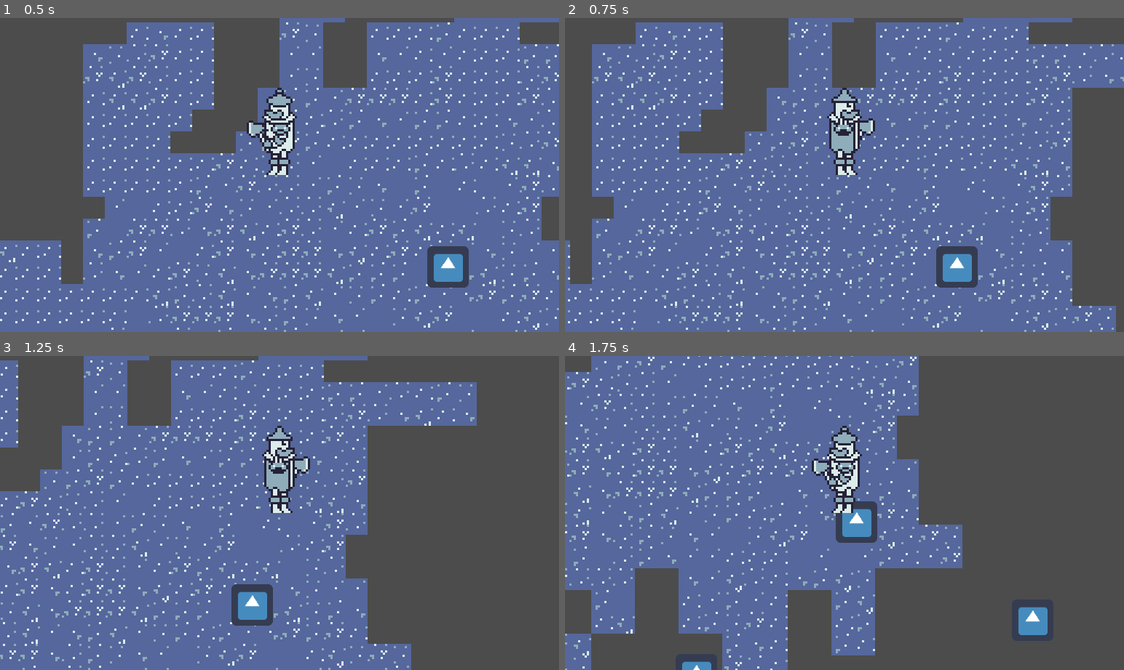
Above: before the commit, frames 1-4 (two rows, left to right).
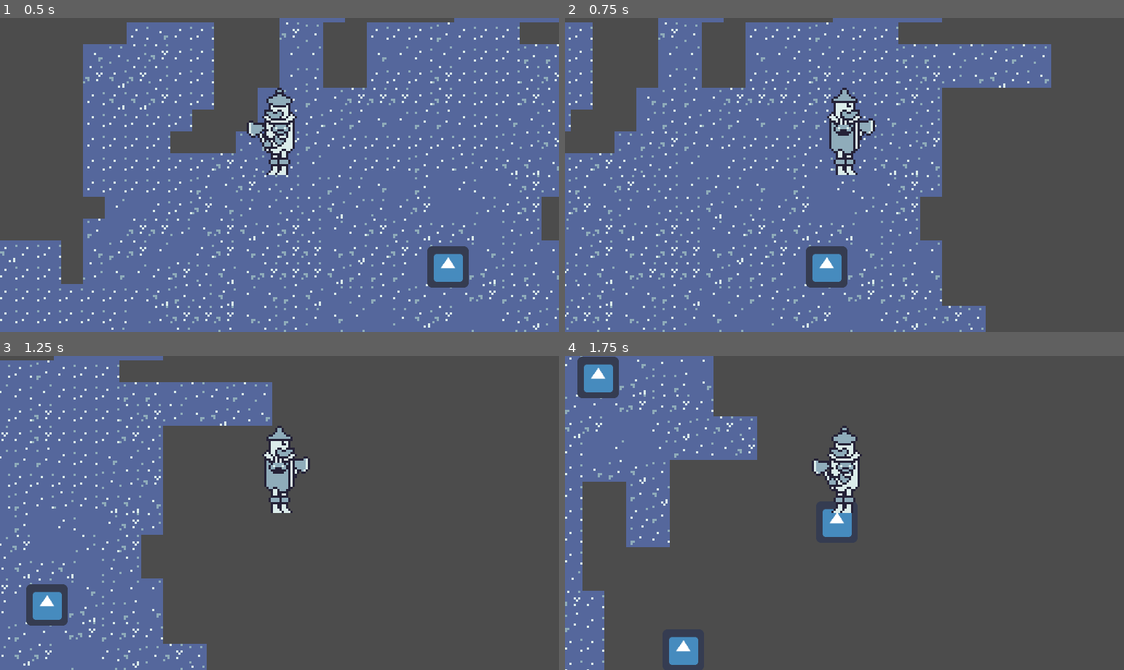
Above: after the commit, the same moments.

Repository: Travh98/GWJ_Jan2023_Heartless
Game: Godot game, scene res://levels/test_level.tscn
Same seed, same stepped clock (60 frames per second), same inputs: the game is played once before the commit and once after it. The engine's default icon, where the game draws it, is replaced by a stand-in: a white triangle on a blue panel in a dark square.
Inputs (mouse positions are in pixels of both pictures, inside the frame that each line leads up to):
- Up to frame 1 (0.5 s): no input
- Up to frame 2 (0.75 s): tap Enter at 0.5 s; move the mouse to (967, 159) at 0.52 s; hold D (right) from 0.53 s (still down); right-click (967, 159) at 0.6 s
- Up to frame 3 (1.25 s): keep holding D (right)
- Up to frame 4 (1.75 s): move the mouse to (732, 528) at 1.27 s; release D (right) at 1.28 s; hold S (down) from 1.28 s (still down); click (732, 528) at 1.35 s; right-click (732, 528) at 1.55 s

Frame 1 is identical in both runs. In frame 2, 41% of the frame differs, in the area x 0-100%, y 0-100%; in frame 3, 43%, in the area x 0-86%, y 0-100%; in frame 4, 42%.

Commit message:
Added player dashing

Diff:
--- a/actors/player_character/player_character.gd
+++ b/actors/player_character/player_character.gd
@@ -3,12 +3,18 @@
 
 const ANIMATION_DIRECTIONS := {Vector2.RIGHT: "right", Vector2.LEFT: "left", Vector2.UP: "up", Vector2.DOWN: "down"}
 const SPEED := 128
+var temporary_speed
 
 var velocity := Vector2.ZERO
 
 onready var animated_sprite: AnimatedSprite = $Sprite
 onready var axe_attack_scene = load("res://actors/axe_swing_attack.tscn")
 
+onready var dash_timer : Timer = get_node("DashTimer")
+
+func _ready():
+	dash_timer.connect("timeout", self, "dash_finished")
+	temporary_speed = SPEED
 
 func _physics_process(delta: float) -> void:
 	var input_direction := Vector2(
@@ -16,10 +22,12 @@
 		Input.get_action_strength("down") - Input.get_action_strength("up")
 	).normalized()
 
-	move_and_slide(SPEED * input_direction)
+	move_and_slide(temporary_speed * input_direction)
 
 	if Input.is_action_just_pressed("attack"):
 		axe_attack()
+	if Input.is_action_just_pressed("dash"):
+		dash()
 
 
 func _process(delta: float) -> void:
@@ -46,3 +54,10 @@
 	get_tree().root.get_child(0).add_child(attack) # Add attack to the first child of root (the Level itself)
 	attack.global_transform = global_transform
 	attack.rotation = get_angle_to(get_global_mouse_position())
+
+func dash() -> void:
+	temporary_speed = SPEED * 5
+	dash_timer.start()
+
+func dash_finished() -> void:
+	temporary_speed = SPEED
--- a/actors/player_character/player_character.tscn
+++ b/actors/player_character/player_character.tscn
@@ -63,3 +63,8 @@
 
 [node name="Stats" type="Node" parent="."]
 script = ExtResource( 3 )
+
+[node name="DashTimer" type="Timer" parent="."]
+process_mode = 0
+wait_time = 0.2
+one_shot = true
--- a/project.godot
+++ b/project.godot
@@ -82,6 +82,11 @@
 "events": [ Object(InputEventMouseButton,"resource_local_to_scene":false,"resource_name":"","device":0,"alt":false,"shi …(212 unchanged characters)…
  ]
 }
+dash={
+"deadzone": 0.5,
+"events": [ Object(InputEventMouseButton,"resource_local_to_scene":false,"resource_name":"","device":0,"alt":false,"shift":false,"control":false,"meta":false,"command":false,"button_mask":0,"position":Vector2( 0, 0 ),"global_position":Vector2( 0, 0 ),"factor":1.0,"button_index":2,"pressed":false,"doubleclick":false,"script":null)
+ ]
+}
 
 [layer_names]
 
